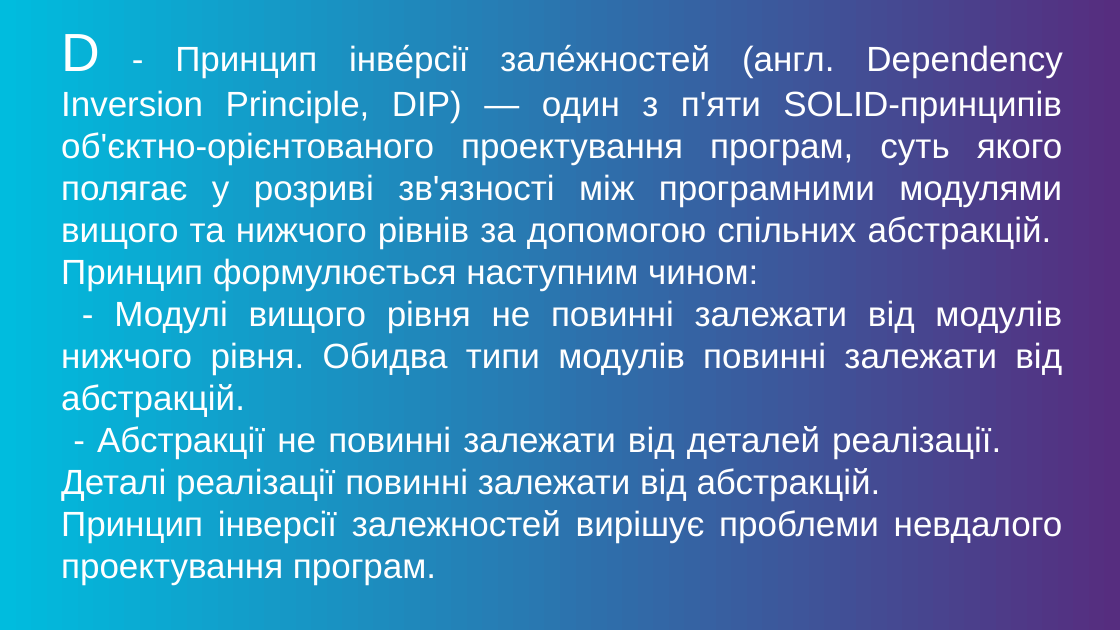
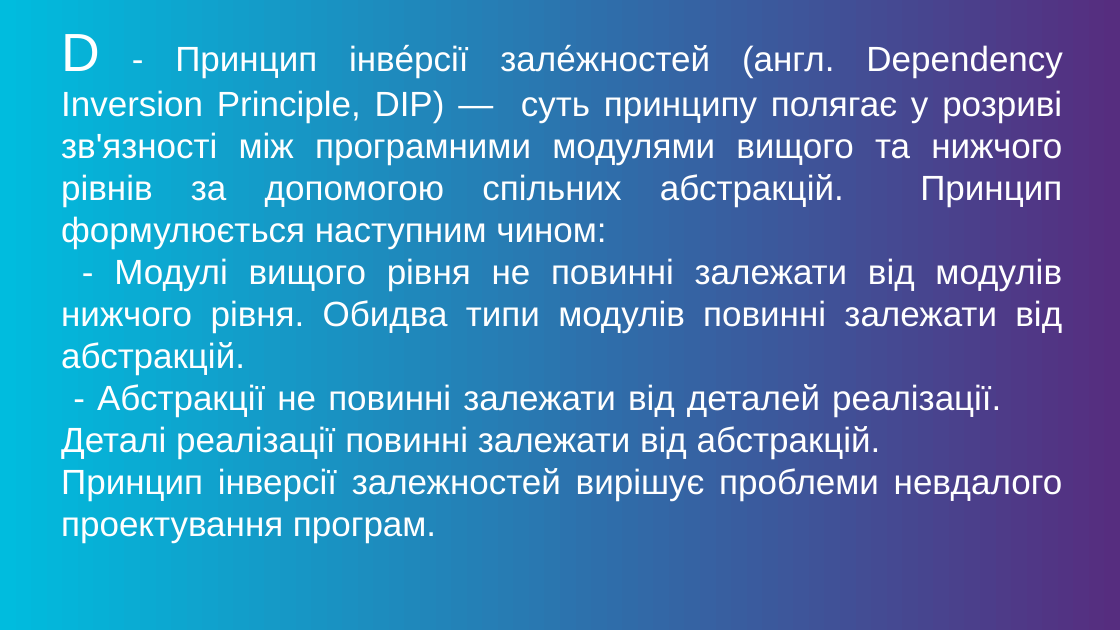
Before and after one commit to idzhersh/HomeWork, a slide deck: slide 31 of clean coding 2020.pptx (slide 36 before the commit). Drawn at 1120x630 pixels with LibreOffice and Linux fonts; fonts in the diff are those of the drawing; background and template pictures are left out. Boxes give left, top, right and bottom in pixels: in the first picture for what was removed or moved away, otherwise in the second. Text is boxed around its words. In the diff, an @@ line names an element or a change of style, - is before the commit and + after.

```diff
--- a/clean coding 2020.pptx
+++ b/clean coding 2020.pptx
@@ text at (x1=61, y1=34, x2=1062, y2=249): text changed @@
-D - Принцип інве́рсії зале́жностей (англ. Dependency Inversion Principle, DIP) — один з п'яти SOLID-принципів об'єктно-орієнтованого проектування програм, суть якого полягає у розриві зв'язності між програмними модулями вищого та нижчого рівнів за допомогою спільних абстракцій. Принцип формулюється наступним чином:
+D - Принцип інве́рсії зале́жностей (англ. Dependency Inversion Principle, DIP) — суть принципу полягає у розриві зв'язності між програмними модулями вищого та нижчого рівнів за допомогою спільних абстракцій. Принцип формулюється наступним чином:
```
Also in this commit, not shown: 7 other slides changed, 1 slide added, 6 slides removed, 1 other file.
